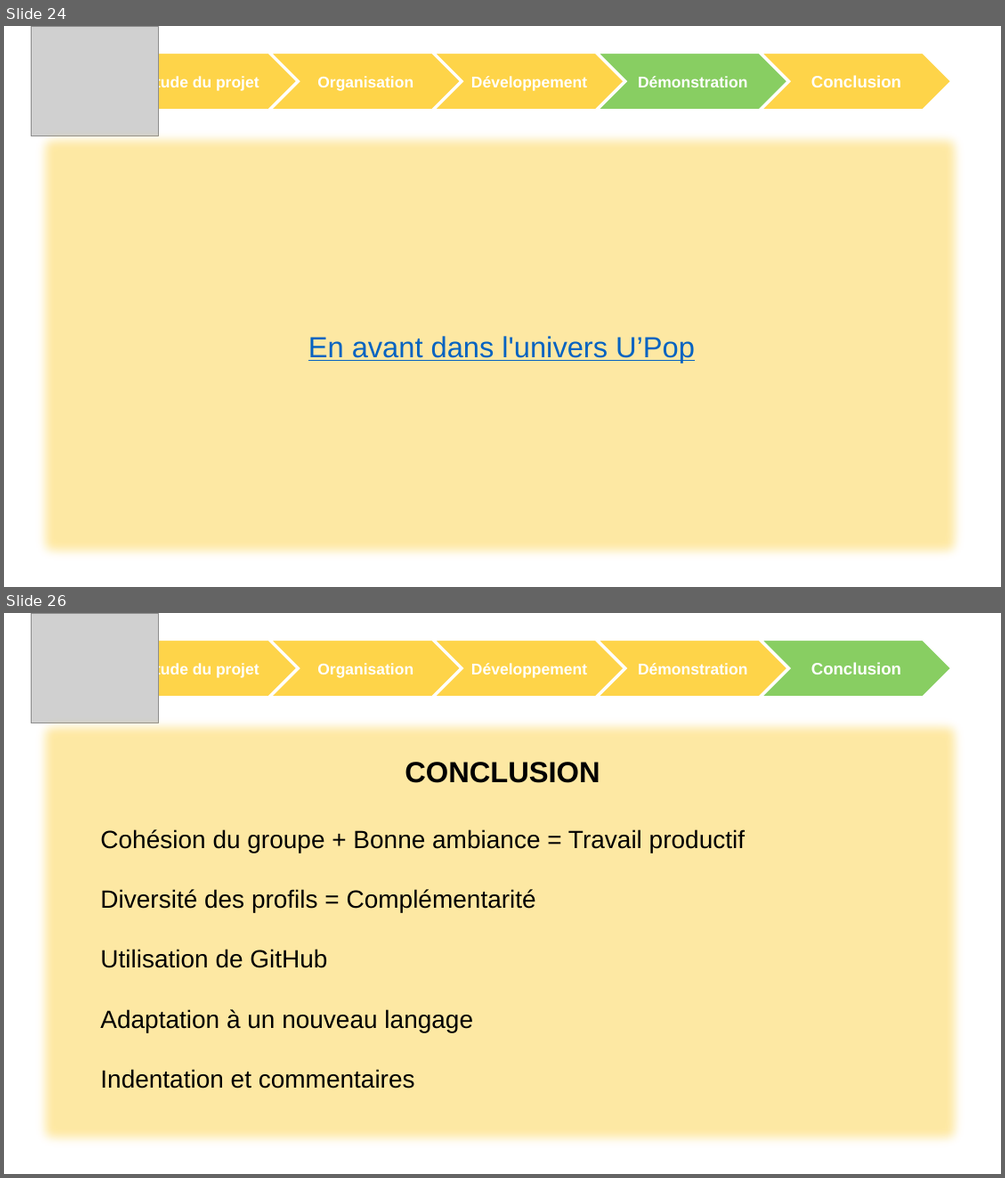
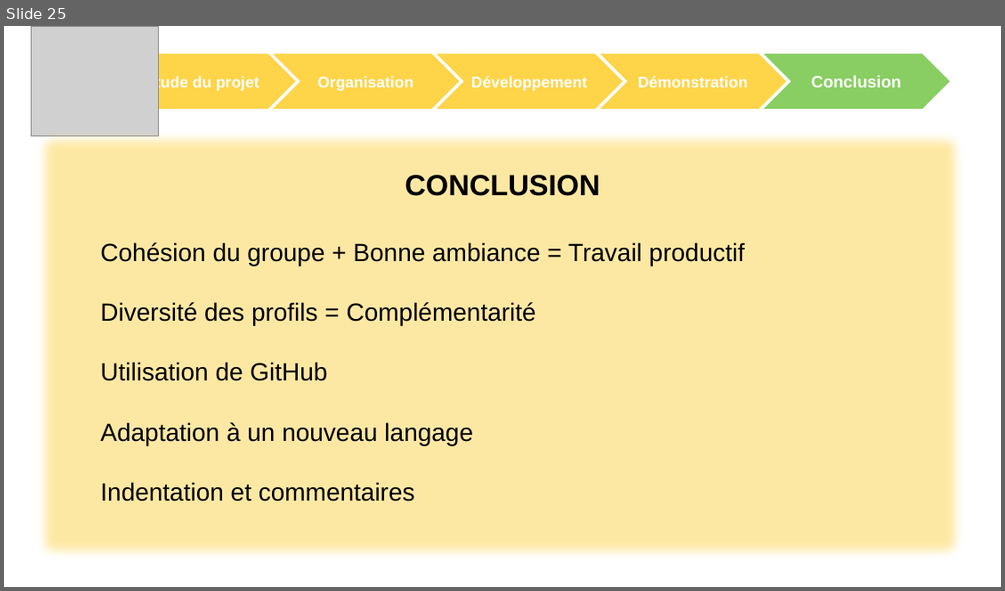
Before and after one commit to ChampemeDylan/UPOP, a slide deck: DIAPO.pptx. Shown one above the other, each under a label of ours: slides 24 and 26 before the commit, slide 25 after it; the slides between them are not shown. The pictures are 1005x1178 and 1005x591 pixels, drawn with LibreOffice and Linux fonts; fonts in the diff are those of the drawing; grey boxes stand for pictures; background and template pictures are left out. Boxes give left, top, right and bottom in pixels: in the first picture for what was removed or moved away, otherwise in the second. Text is boxed around its words. In the diff, an @@ line names an element or a change of style, - is before the commit and + after.

```diff
--- a/DIAPO.pptx
+++ b/DIAPO.pptx
@@ slide 24 removed at bbox=[4, 26, 1001, 587], background picture (left out) @@
@@ group removed at bbox=[31, 26, 952, 136]: 5 chevrons, 1 picture @@
-Etude du projet
-Conclusion
-Organisation
-Développement
-Démonstration
@@ rectangle removed at bbox=[32, 127, 971, 565] @@
@@ text removed at bbox=[308, 336, 695, 362] @@
-En avant dans l'univers U’Pop
@@ what was slide 26 is now slide 25 @@
```
Also in this commit, not shown: 2 slides changed.
